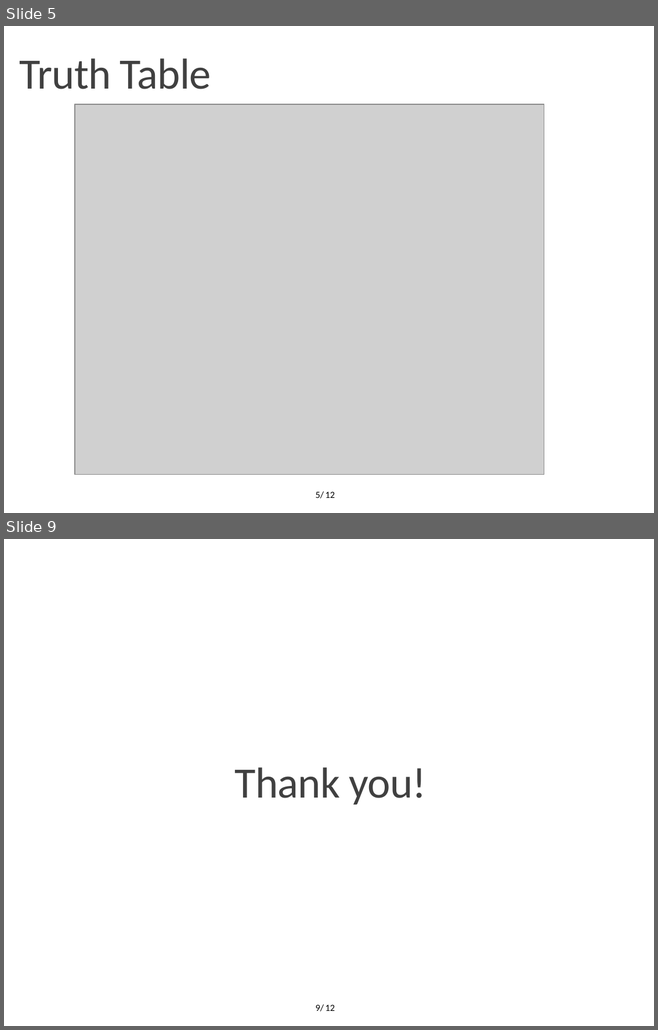
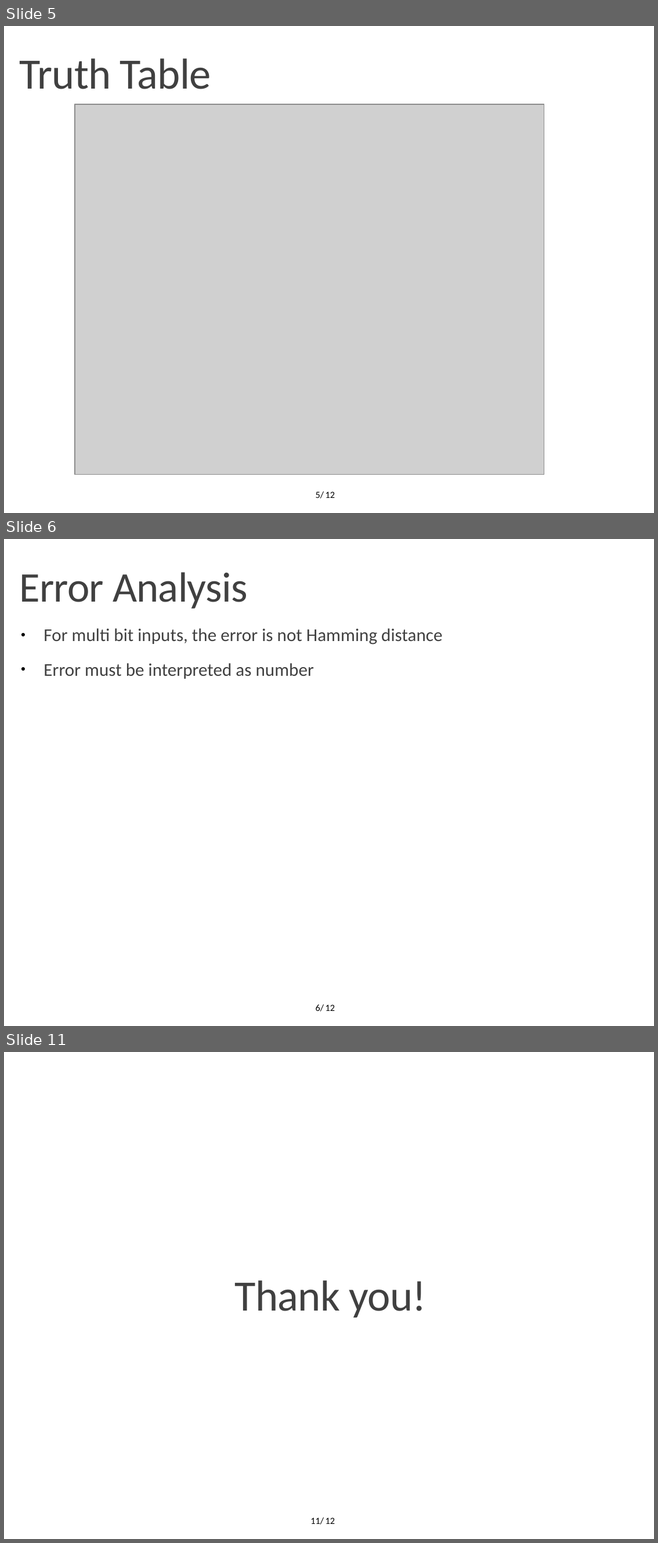
Before and after one commit to OrionLightning/Approximate-Circuit, a slide deck: Presentation Slides/Midterm 23-11-2021.pptx. Shown one above the other, each under a label of ours: slides 5 and 9 before the commit, slides 5, 6 and 11 after it; the slides between them are not shown. The pictures are 658x1030 and 658x1543 pixels, drawn with LibreOffice and Linux fonts; fonts in the diff are those of the drawing; grey boxes stand for pictures; background and template pictures are left out. Boxes give left, top, right and bottom in pixels: in the first picture for what was removed or moved away, otherwise in the second. Text is boxed around its words. In the diff, an @@ line names an element or a change of style, - is before the commit and + after.

```diff
--- a/Presentation Slides/Midterm 23-11-2021.pptx
+++ b/Presentation Slides/Midterm 23-11-2021.pptx
@@ slide 6 added at bbox=[4, 539, 654, 1026], background #FFFFFF; not listed: 1 template element that a slide beside it also shows @@
@@ text added at bbox=[20, 572, 247, 609], 46.8 pt, text #404040 @@
+Error Analysis
@@ text added at bbox=[43, 628, 442, 679], 20 pt, text #404040 @@
+● For multi bit inputs, the error is not Hamming distance
+● Error must be interpreted as number
@@ page number added at bbox=[315, 1004, 324, 1012], 10.5 pt, text #000000 @@
+6/
@@ what was slide 9 is now slide 11 @@
@@ page number at bbox=[310, 1517, 324, 1525]: text changed @@
-9/
+11/
```
Also in this commit, not shown: 4 slides changed, 1 other slide added.
